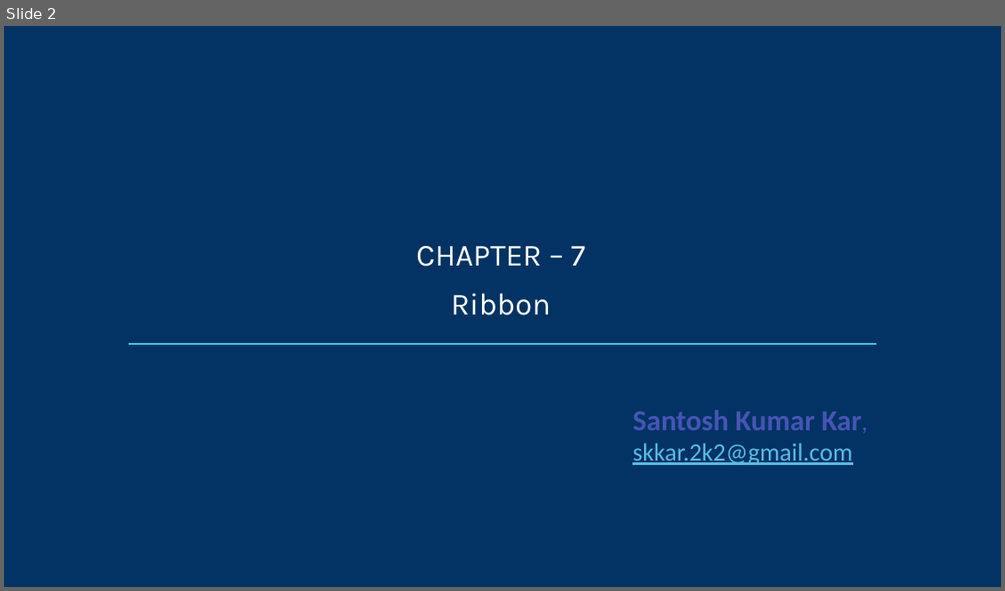
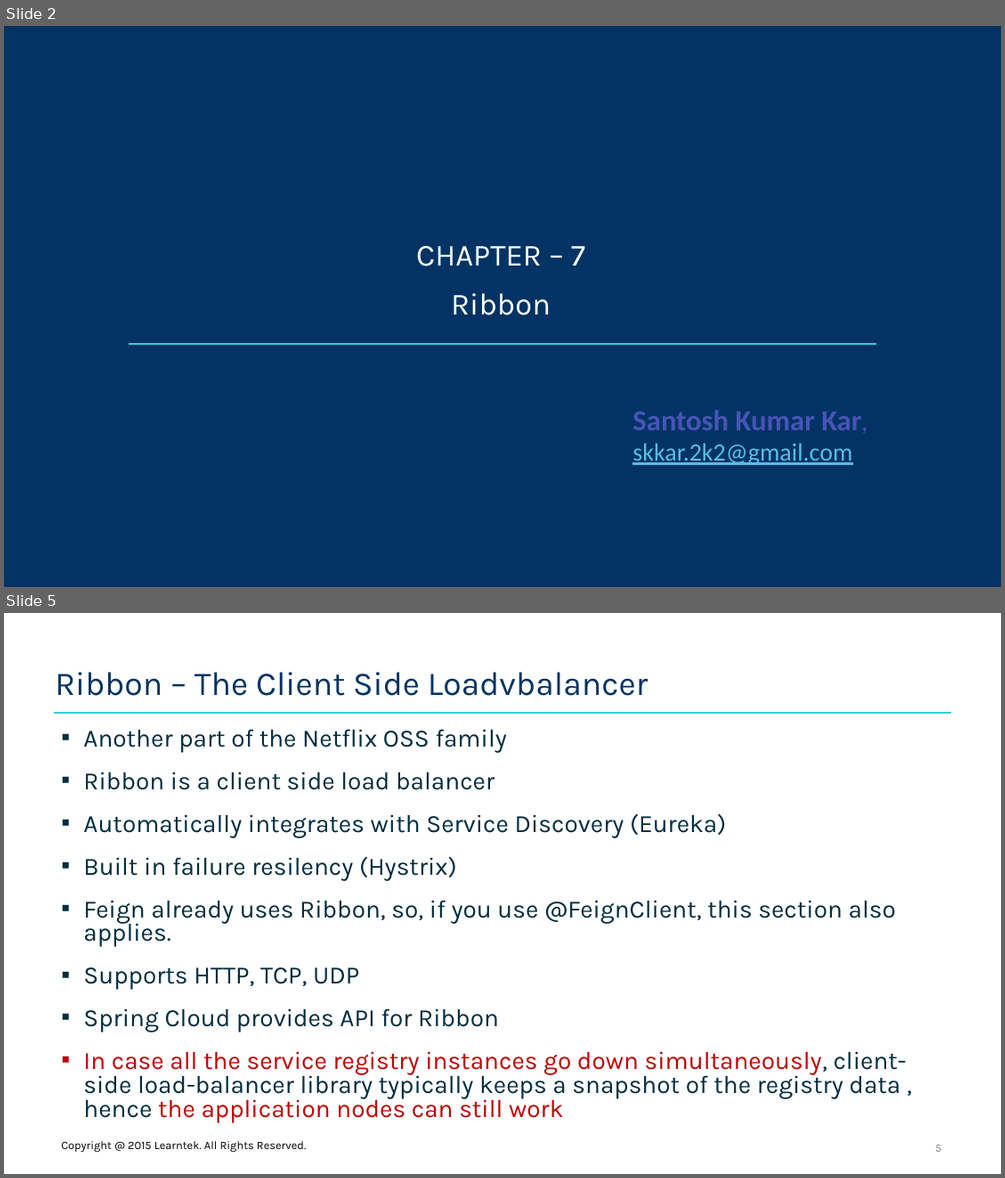
Before and after one commit to santoshkar/Microservice, a slide deck: Presentations/Part-7-Spring Cloud Ribbon.pptx. Shown one above the other, each under a label of ours: slide 2 before the commit, slides 2 and 5 after it; the slides between them are not shown. The pictures are 1005x591 and 1005x1178 pixels, drawn with LibreOffice and Linux fonts; fonts in the diff are those of the drawing; background and template pictures are left out. Boxes give left, top, right and bottom in pixels: in the first picture for what was removed or moved away, otherwise in the second. Text is boxed around its words. In the diff, an @@ line names an element or a change of style, - is before the commit and + after.

Commit message:
Added Ribbon load balancer ppt

```diff
--- a/Presentations/Part-7-Spring Cloud Ribbon.pptx
+++ b/Presentations/Part-7-Spring Cloud Ribbon.pptx
@@ slide 5 added at (4,613,1001,1174), background #FFFFFF @@
@@ title added at (55,672,647,696), 32 pt, text #033364 @@
+Ribbon – The Client Side Loadvbalancer
@@ line added from (54, 713) to (952, 713), #39CCD3 2 pt @@
@@ text added at (83,729,906,1122), 24 pt, text #002D40 @@
+▪ Another part of the Netflix OSS family
+▪ Ribbon is a client side load balancer
+▪ Automatically integrates with Service Discovery (Eureka)
+▪ Built in failure resilency (Hystrix)
+▪ Feign already uses Ribbon, so, if you use @FeignClient, this section also applies.
+▪ Supports HTTP, TCP, UDP
+▪ Spring Cloud provides API for Ribbon
+▪ In case all the service registry instances go down simultaneously, client-side load-balancer library typically keeps a snapshot of the registry data , hence the application nodes can still work
@@ text added at (61,1141,306,1151), 11 pt, text #000000 @@
+Copyright @ 2015 Learntek. All Rights Reserved.
@@ page number added at (935,1144,941,1151), 11 pt, text #8C8C8C @@
+5
```
Also in this commit, not shown: 1 slide changed, 7 other slides added, 1 other file.
